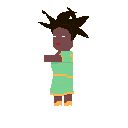
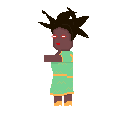
Before/after of a 128 x 128 layered artwork. What changed in the layer stack:
added layer "Layer 2" above "Layer 1" over [51, 27, 73, 55]
